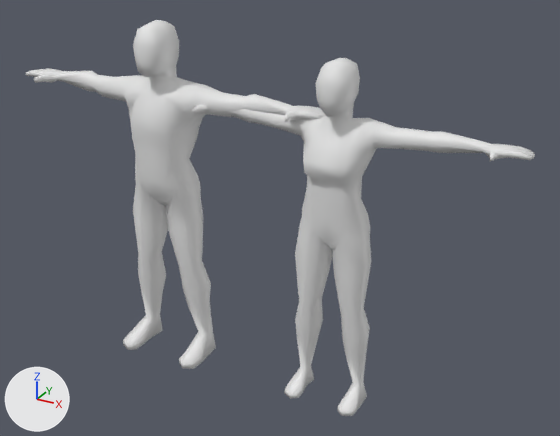
Two versions of the glTF model models/human.glb, one commit apart.
Rendered twice from a 50 mm lens placed at (1.93, -3.11, 2.52), pointed at (0.16, 0.1, 0.92). Lighting does not change. The marker at lower left points along +X, +Y and +Z. Where no turn or scale is listed for an object, it has been applied to the vertices.

Names of what the first picture shows: 'HumanFemale', 'HumanMale'.
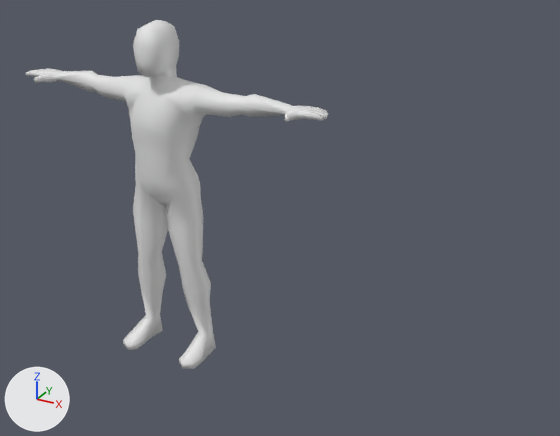
The change in detail:
Object 'HumanFemale' (ob_humanfemale) is deleted.

What differs and where, as boxes [x1, y1, x2, y2] in the pictures (560 x 436 px):
'HumanFemale', deleted: before [192, 58, 535, 416]
